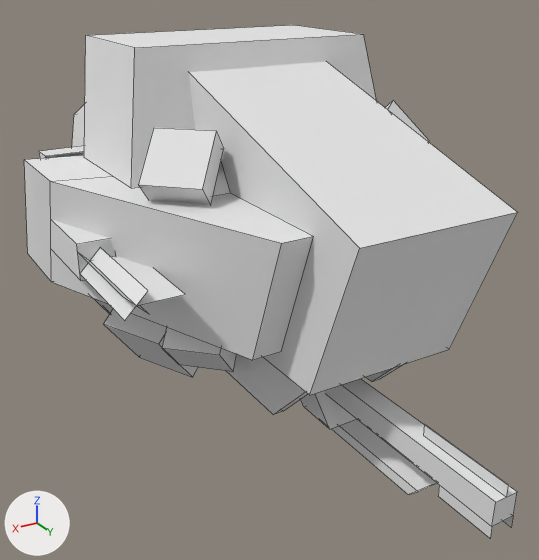
Two versions of the OBJ model src/main/resources/assets/galacticraftasteroids/models/astroMiner.obj, one commit apart.
The view is the same before and after, from a 50 mm lens placed at (33.6, 65.5, 21.4), pointed at (0.4, 10.1, -6.3). Lighting does not change. The marker at lower left points along +X, +Y and +Z. Mesh edges are drawn as thin lines. Where no turn or scale is listed for an object, it has been applied to the vertices. Vertices at the same position are counted once.

Objects in the first picture: 'astroMiner'.
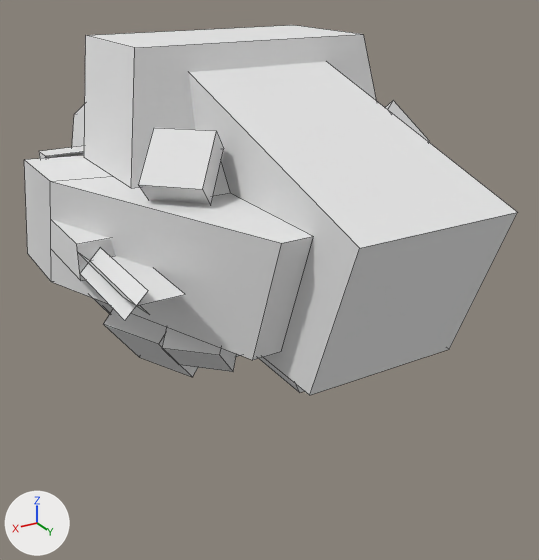
Edits to the scene script, one JSON object a line:
```json
{"block": "me_astrominer", "where": "# used by ob_astrominer; location = (0.0, 0.0, 0.0)"}
{"op": "remove", "block": "me_astrominer", "code": "me_astrominer.from_pydata(...)  # 358 vertices, 208 faces; spans x -18.1..18.1, y -24.8..39.7, z -16.0..15.0"}
{"op": "add", "block": "me_astrominer", "code": "me_astrominer.from_pydata(...)  # 308 vertices, 178 faces; spans x -18.1..18.1, y -24.8..31.7, z -15.8..15.0"}
{"block": "me_astrominer", "change": "me_astrominer part 1: the loose piece of 8 vertices spanning x -2.0..2.0, y 7.7..17.7, z -14.0..-9.0 is scaled about its middle by (0.938, 1.02, 1), then moved by (0.0, 0.1, -0.1)"}
{"block": "me_astrominer", "change": "me_astrominer part 2: 6 loose pieces with 50 vertices, spanning x -5.8..5.8, y 7.7..39.7, z -16.0..-9.0, are deleted"}
```

What differs and where, as boxes (x1, y1, x2, y2) in the pictures (539 x 560 px; the box of a moved part takes in the faces that stretch with it):
```json
{"object": "astroMiner", "change": "reshaped", "before": [24, 25, 517, 538], "after": [24, 25, 517, 395], "on screen": "28% shorter"}
{"part": 1, "of": "me_astrominer", "change": "moved or reshaped", "after": [259, 357, 304, 393], "on screen": "not visible before"}
{"part": 2, "of": "me_astrominer", "change": "deleted", "before": [227, 354, 517, 538]}
```
